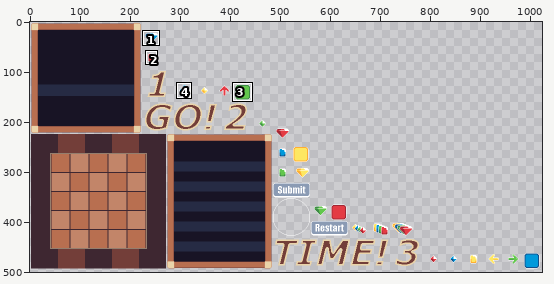
Sprite sheet -- assets/gs20.png. Above: a wide view before the commit, with the close-up outlined.
Close-up. Earlier state:
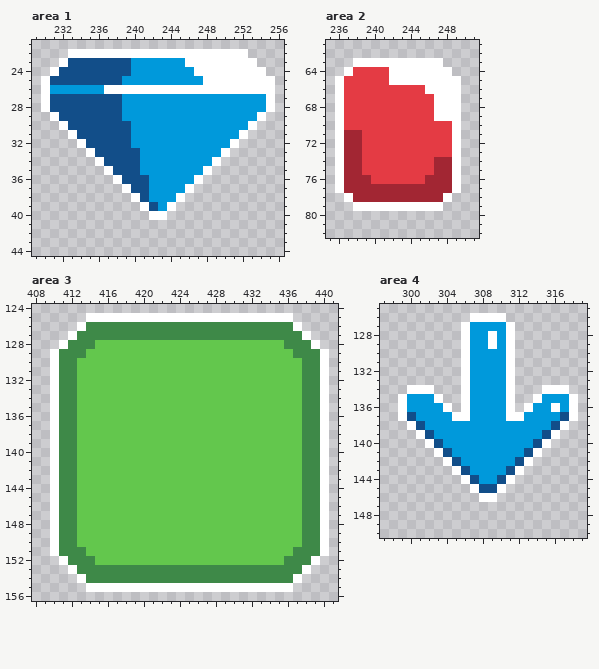
The file is 1024x512 pixels. Shown: area 1: x 229..256, y 21..44; area 2: x 235..251, y 61..82; area 3: x 408..441, y 124..156; area 4: x 297..319, y 125..150. The wide view leaves out empty margins. The commit also changed other parts of the picture, which this record leaves out.
After:
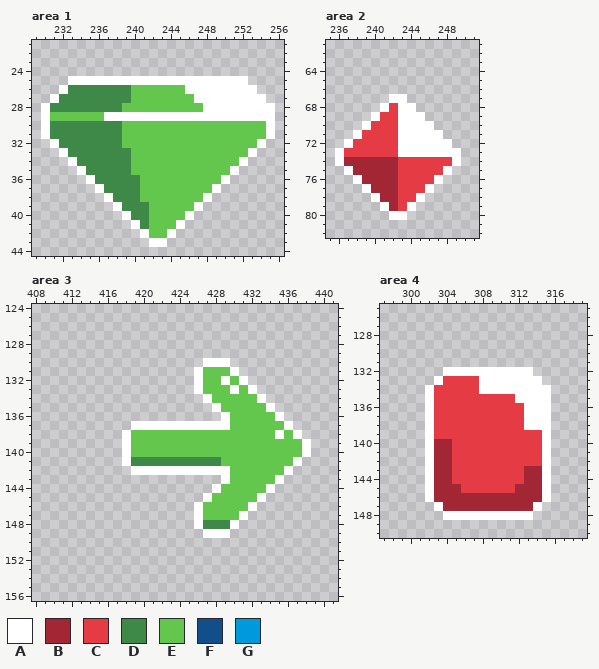
Palette (. is transparent): A #ffffff  B #a22633  C #e43b44  D #3e8948  E #63c74d  F #124e89  G #0099db
The exact change:
Changed rows in their new state; - is an unchanged pixel.
Area 1:
first column x 230:
22 ---....................---
23 --......................--
24 -........................-
25 ...AAAAAAAAAAAAAAA-----...
26 ..ADDDDDDDEEEEEE--------..
27 .ADDDDDDDDEEEEEEEAAAAAAAA.
28 -DDDDDDDDEEEEEEEEEAAAAAAA-
29 AEEEEEEAAAAAAAAAAAAAAAAA-A
30 ADDDDDDDDEEEEEEEEEEEEEEEEA
31 ADDDDDDDDEEEEEEEEEEEEEEEEA
32 -ADDDDDDDEEEEEEEEEEEEEEEA-
33 --ADDDDDDDEEEEEEEEEEEEEA--
34 ---ADDDDDDEEEEEEEEEEEEA---
35 ----ADDDDDEEEEEEEEEEEA----
36 -----ADDDDDEEEEEEEEEA-----
37 ------ADDDDEEEEEEEEA------
38 -------ADDDEEEEEEEA-------
39 --------ADDDEEEEEA--------
40 ---------ADDEEEEA---------
41 ----------ADEEEA----------
42 -----------AEEA-----------
43 ------------AA------------
Area 2:
first column x 236:
63 --..........--
64 -............-
65 ..............
66 ..............
67 ......AA......
68 .....A-AA.....
69 ....A--AAA....
70 ...A---AAAA...
71 ..A----AAAAA..
72 .AC----AAAAAA.
73 -CC----AAAAAA-
74 ---BBBB----CC-
75 .A-BBBB----CA.
76 ..A-BBB---CA..
77 ...A---CCCA...
78 -...A--CCA...-
79 --...-BC-...--
80 ------AA------
Area 3:
first column x 410:
125 ----.......................----
126 ---.........................---
127 --...........................--
128 -.............................-
129 ...............................
130 .................AAA...........
131 ................A---A..........
132 ................A--A-A.........
133 ................A---A-A........
134 .................A-----A.......
135 ..................A-----A......
136 ...................A-----A.....
137 .........AAAAAAAAAAA------A....
138 ........A----------------A-A...
139 ........A-------------------A..
140 ........A-------------------A..
141 ........ADDDDDDDDDD--------A...
142 .........AAAAAAAAAAA------A....
143 ...................A-----A.....
144 ..................A-----A......
145 .................A-----A.......
146 ................A-----A........
147 ................A----A.........
148 ................ADDDA..........
149 .................AAA...........
150 ...............................
151 ...............................
152 -.............................-
153 --...........................--
154 ---.........................---
155 ----.......................----
Area 4:
first column x 299:
126 --------....--------
127 -------......-------
128 -------......-------
129 -------......-------
130 -------......-------
131 -------......-------
132 -----AA-AAAA-AA-----
133 ----ACCCCAAA-AAA----
134 -..-CCCCCAAA-AAA-..-
135 ...ACCCCCCCCCAA-A...
136 ...ACCCCCCCCCC-AA...
137 ...ACCCCCCCCCCAAA...
138 -..ACCCCCCCCCCAAA..-
139 --.ACCCCCCCCCCCCA.--
140 ----BBCCCCCCCCCC----
141 ---ABBCCCCCCCCCCA---
142 ---ABBCCCCCCCCCCA---
143 ---ABBCCCCCCCCBBA---
144 ---ABBCCCCCCCCBBA---
145 ---ABBBCCCCCCBBBA---
146 ---ABBBBBBBBBBBBA---
147 ----ABBBBBBBBBBA----
148 -----AAAAAAAAAA-----
